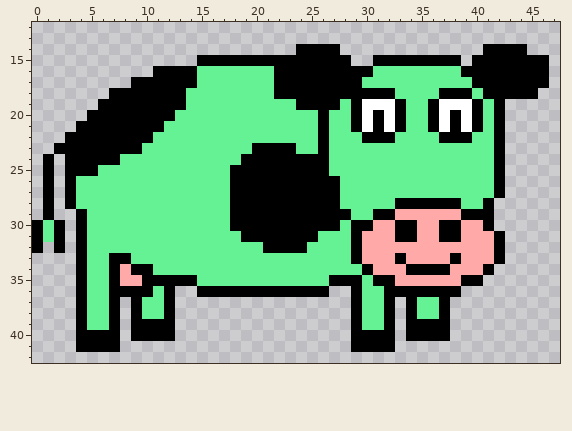
Two states of a pixel-art sprite, src/img/animals/cows/green-cow.png. Above: the version before the commit.
The file is 48x48 pixels. Shown: x 0..47, y 12..42.
After the commit:
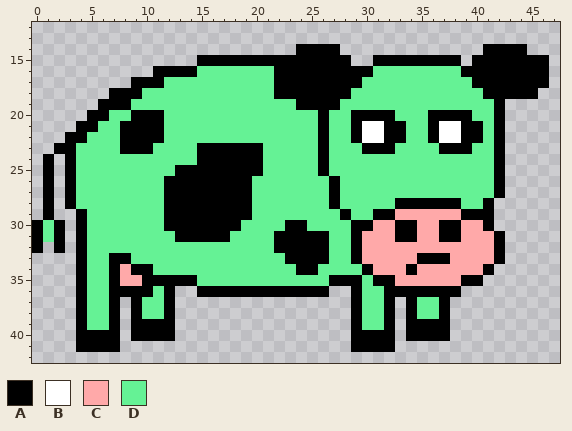
Palette (. is transparent): A #000000  B #ffffff  C #ffa9a9  D #65f295
From old to new:
@@ x 0..47 @@
 16 ...........AAAADDDDDDDAAAAAAAAADDDDDDDDAAAAAAAA.
-17 .........AAAAAADDDDDDDAAAAAAAADDDDDDDDDDAAAAAAA.
-18 .......AAAAAAADDDDDDDDAAAAAAAAAAADDDDAAADAAAAA..
-19 ......AAAAAAAADDDDDDDDDDAAAADABBBADDABBBADA.....
-20 .....AAAAAAAADDDDDDDDDDDDDADDABABADDABABADA.....
-21 ....AAAAAAAADDDDDDDDDDDDDDADDABABADDABABADA.....
-22 ...AAAAAAAADDDDDDDDDDDDDDDADDDAAADDDDAAADDA.....
-23 ..AAAAAAAADDDDDDDDDDAAAADDADDDDDDDDDDDDDDDA.....
-24 .A.AAAAADDDDDDDDDDDAAAAAAAADDDDDDDDDDDDDDDA.....
-25 .A.AAADDDDDDDDDDDDAAAAAAAAADDDDDDDDDDDDDDDA.....
-26 .A.ADDDDDDDDDDDDDDAAAAAAAAAADDDDDDDDDDDDDDA.....
-27 .A.ADDDDDDDDDDDDDDAAAAAAAAAADDDDDDDDDDDDDDA.....
-28 .A.ADDDDDDDDDDDDDDAAAAAAAAAADDDDDAAAAAADDA......
-29 .A..ADDDDDDDDDDDDDAAAAAAAAAAADDAACCCCCCAAA......
-30 ADA.ADDDDDDDDDDDDDAAAAAAAAAADAACCAACCAACCA......
-31 ADA.ADDDDDDDDDDDDDDAAAAAAADDDACCCAACCAACCCA.....
-32 A.A.ADDDDDDDDDDDDDDDDAAAADDDDACCCCCCCCCCCCA.....
-33 ....ADDAADDDDDDDDDDDDDDDDDDDDACCCACCCCACCCA.....
-34 ....ADDACAADDDDDDDDDDDDDDDDDDDACCCAAAACCCA......
+17 .........AAADDDDDDDDDDAAAAAAAADDDDDDDDDDAAAAAAA.
+18 .......AAADDDDDDDDDDDDAAAAAAADDDDDDDDDDDDAAAAA..
+19 ......AAADDDDDDDDDDDDDDDAAAADDDDDDDDDDDDDDA.....
+20 .....AADDAAADDDDDDDDDDDDDDADDAAAADDDAAAADDA.....
+21 ....AADDAAAADDDDDDDDDDDDDDADDABBAADDABBAADA.....
+22 ...AADDDAAAADDDDDDDDDDDDDDADDABBAADDABBAADA.....
+23 ..AADDDDAAADDDDAAAAAADDDDDADDDAAADDDDAAADDA.....
+24 .A.ADDDDDDDDDDDAAAAAADDDDDADDDDDDDDDDDDDDDA.....
+25 .A.ADDDDDDDDDAAAAAAAADDDDDADDDDDDDDDDDDDDDA.....
+26 .A.ADDDDDDDDAAAAAAAADDDDDDDADDDDDDDDDDDDDDA.....
+27 .A.ADDDDDDDDAAAAAAAADDDDDDDADDDDDDDDDDDDDDA.....
+28 .A.ADDDDDDDDAAAAAAAADDDDDDDADDDDDAAAAAADDA......
+29 .A..ADDDDDDDAAAAAAAADDDDDDDDADDAACCCCCCAAA......
+30 ADA.ADDDDDDDAAAAAAADDDDAADDDDAACCAACCAACCA......
+31 ADA.ADDDDDDDDAAAAADDDDAAAAADDACCCAACCAACCCA.....
+32 A.A.ADDDDDDDDDDDDDDDDDAAAAADDACCCCCCCCCCCCA.....
+33 ....ADDAADDDDDDDDDDDDDDAAAADDACCCCCAAACCCCA.....
+34 ....ADDACAADDDDDDDDDDDDDAADDDDACCCACCCCCCA......
 35 ....ADDACCAAAAADDDDDDDDDDDDAAADAACCCCCCAA.......
